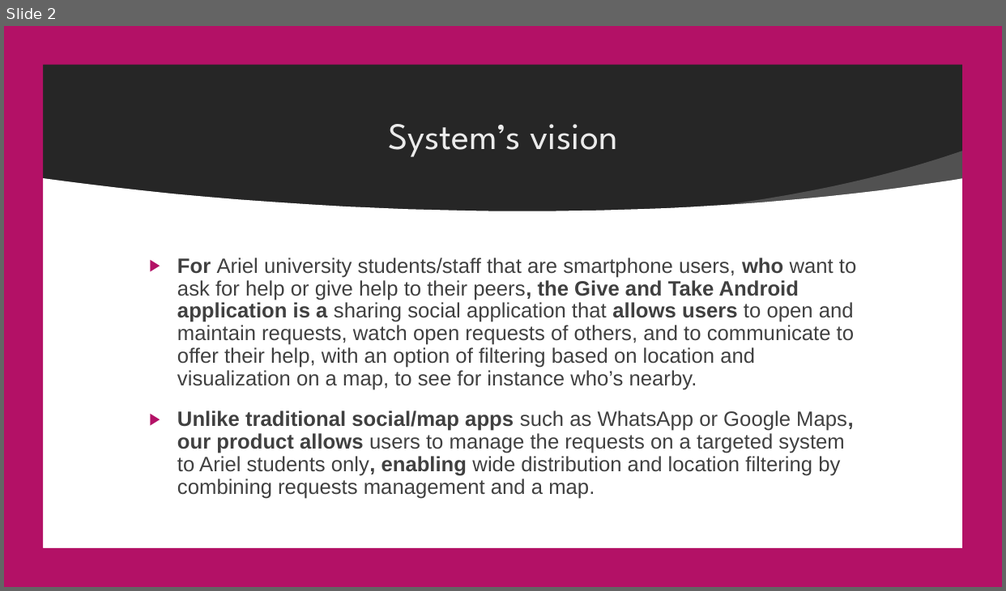
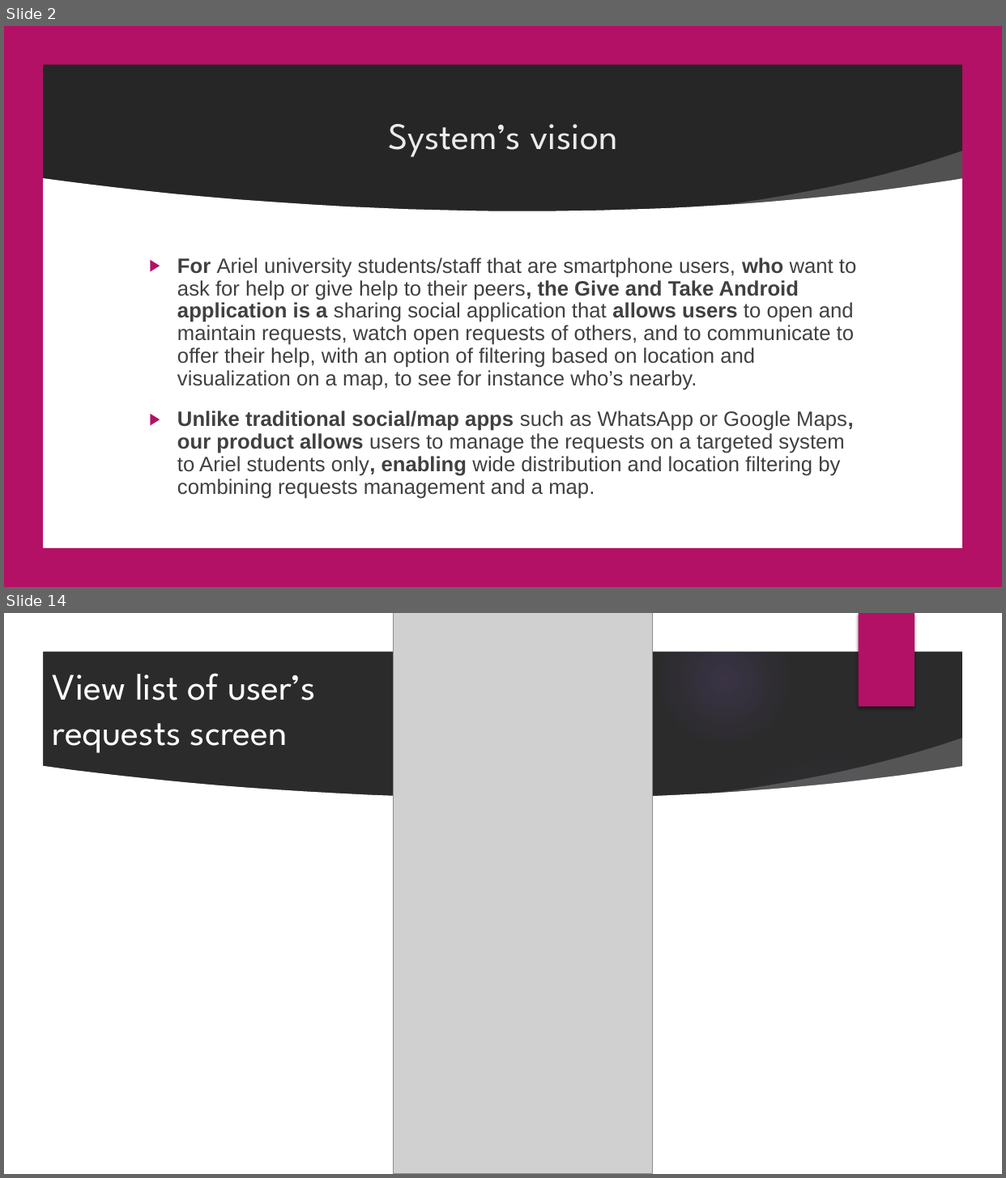
Before and after one commit to shaCode256/GiveAndTake, a slide deck: Give And Take presentation.pptx. Shown one above the other, each under a label of ours: slide 2 before the commit, slides 2 and 14 after it; the slides between them are not shown. The pictures are 1006x591 and 1006x1178 pixels, drawn with LibreOffice and Linux fonts; fonts in the diff are those of the drawing; grey boxes stand for pictures; background and template pictures are left out; a plain dark background stands for a picture behind light text. Boxes give left, top, right and bottom in pixels: in the first picture for what was removed or moved away, otherwise in the second. Text is boxed around its words. In the diff, an @@ line names an element or a change of style, - is before the commit and + after.

```diff
--- a/Give And Take presentation.pptx
+++ b/Give And Take presentation.pptx
@@ slide 14 added at <box>4,613,1002,1174</box>, background picture (left out); not listed: 6 template elements that a slide beside it also shows @@
@@ picture added at <box>394,613,652,1174</box> @@
@@ text added at <box>53,673,315,753</box>, 36 pt, text #FFFFFF @@
+View list of user’s
+requests screen
@@ freeform shape added at <box>698,738,971,820</box>, fill #FFFFFF at 20% opacity @@
@@ ellipse added at <box>709,750,939,981</box>, fill gradient #9B6BF2 @@
@@ freeform shape added at <box>41,766,965,1137</box>, fill #FFFFFF @@
```
Also in this commit, not shown: 7 slides changed, 7 other slides added, 8 slides removed.
